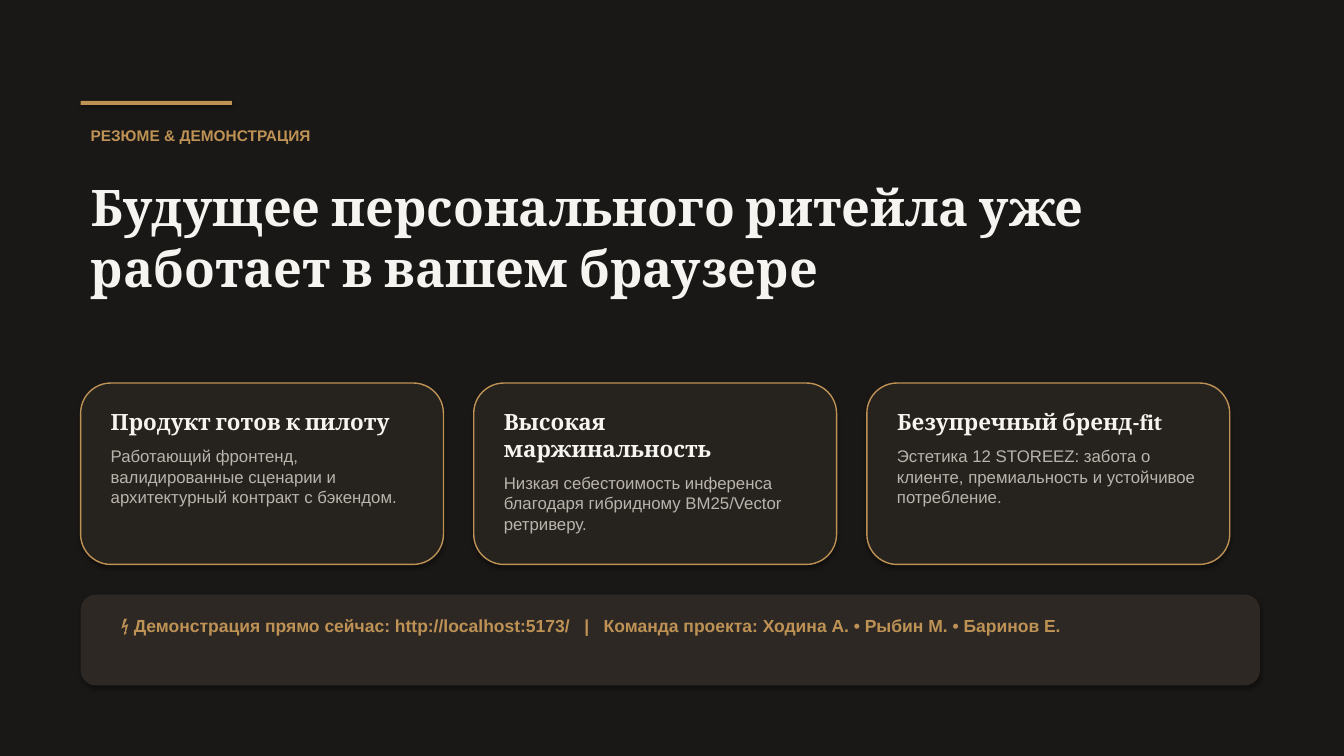
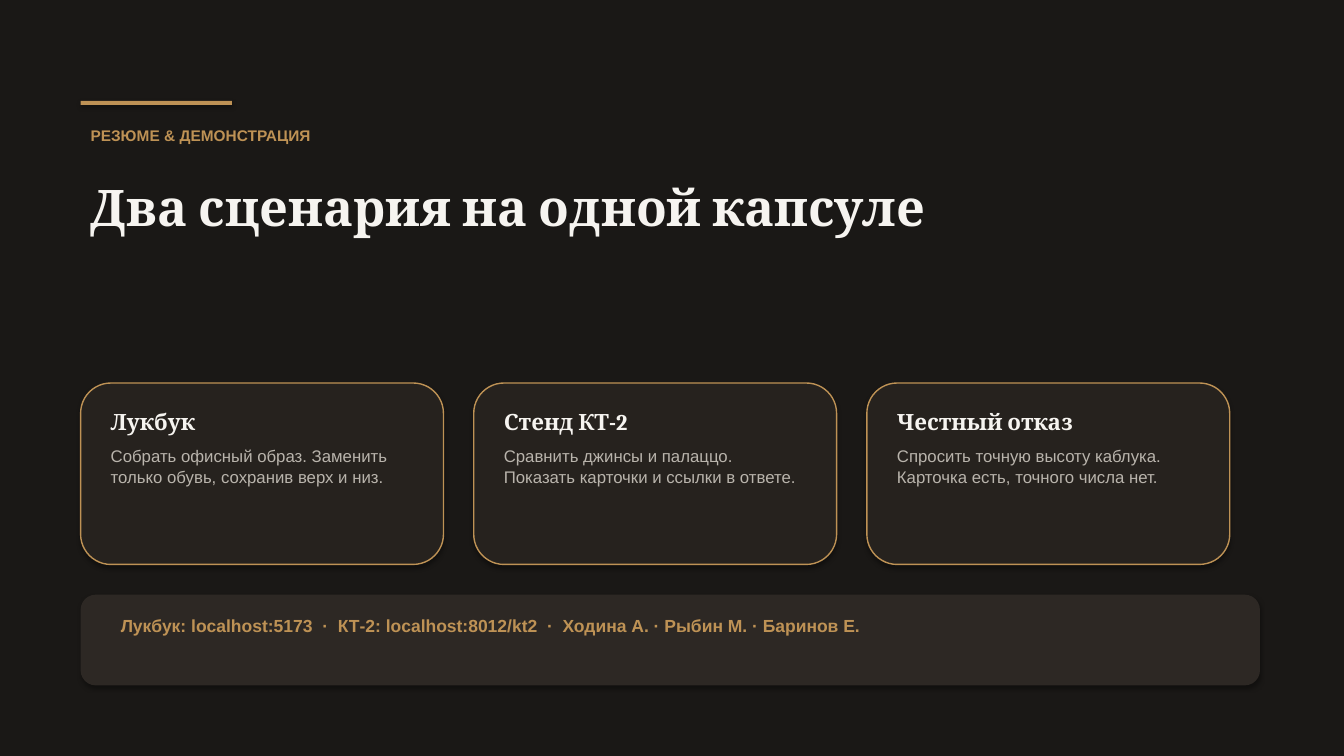
Before and after one commit to SachaXoDev/NIRS_AI_stilist, a slide deck: slide 8 of AI_Stylist_Presentation.pptx. Drawn at 1344x756 pixels with LibreOffice and Linux fonts; fonts in the diff are those of the drawing. Boxes give left, top, right and bottom in pixels: in the first picture for what was removed or moved away, otherwise in the second. Text is boxed around its words. In the diff, an @@ line names an element or a change of style, - is before the commit and + after.

```diff
--- a/AI_Stylist_Presentation.pptx
+++ b/AI_Stylist_Presentation.pptx
@@ text at [91, 187, 925, 238]: text changed @@
-Будущее персонального ритейла уже работает в вашем браузере
+Два сценария на одной капсуле
@@ text at [111, 412, 387, 487]: text changed @@
-Продукт готов к пилоту
-Работающий фронтенд, валидированные сценарии и архитектурный контракт с бэкендом.
+Лукбук
+Собрать офисный образ. Заменить только обувь, сохранив верх и низ.
@@ text at [504, 414, 796, 487]: text changed @@
-Высокая маржинальность
-Низкая себестоимость инференса благодаря гибридному BM25/Vector ретриверу.
+Стенд КТ-2
+Сравнить джинсы и палаццо. Показать карточки и ссылки в ответе.
@@ text at [897, 413, 1161, 487]: text changed @@
-Безупречный бренд-fit
-Эстетика 12 STOREEZ: забота о клиенте, премиальность и устойчивое потребление.
+Честный отказ
+Спросить точную высоту каблука. Карточка есть, точного числа нет.
@@ text at [121, 619, 860, 636]: text changed @@
-⚡ Демонстрация прямо сейчас: http://localhost:5173/ | Команда проекта: Ходина А. • Рыбин М. • Баринов Е.
+Лукбук: localhost:5173 · КТ-2: localhost:8012/kt2 · Ходина А. · Рыбин М. · Баринов Е.
```
Also in this commit, not shown: 6 other slides changed, 1 slide added, 1 slide removed, 4 other files.
